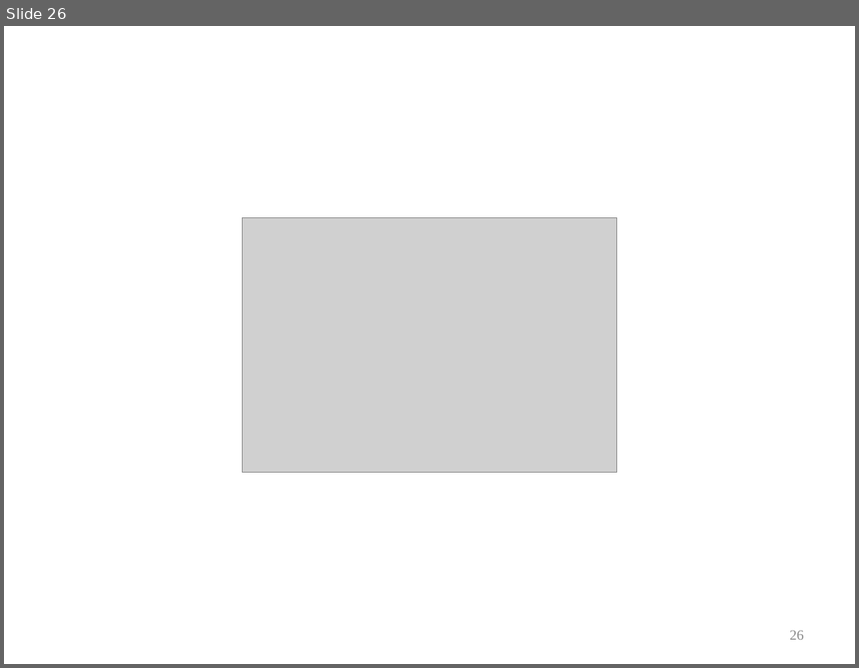
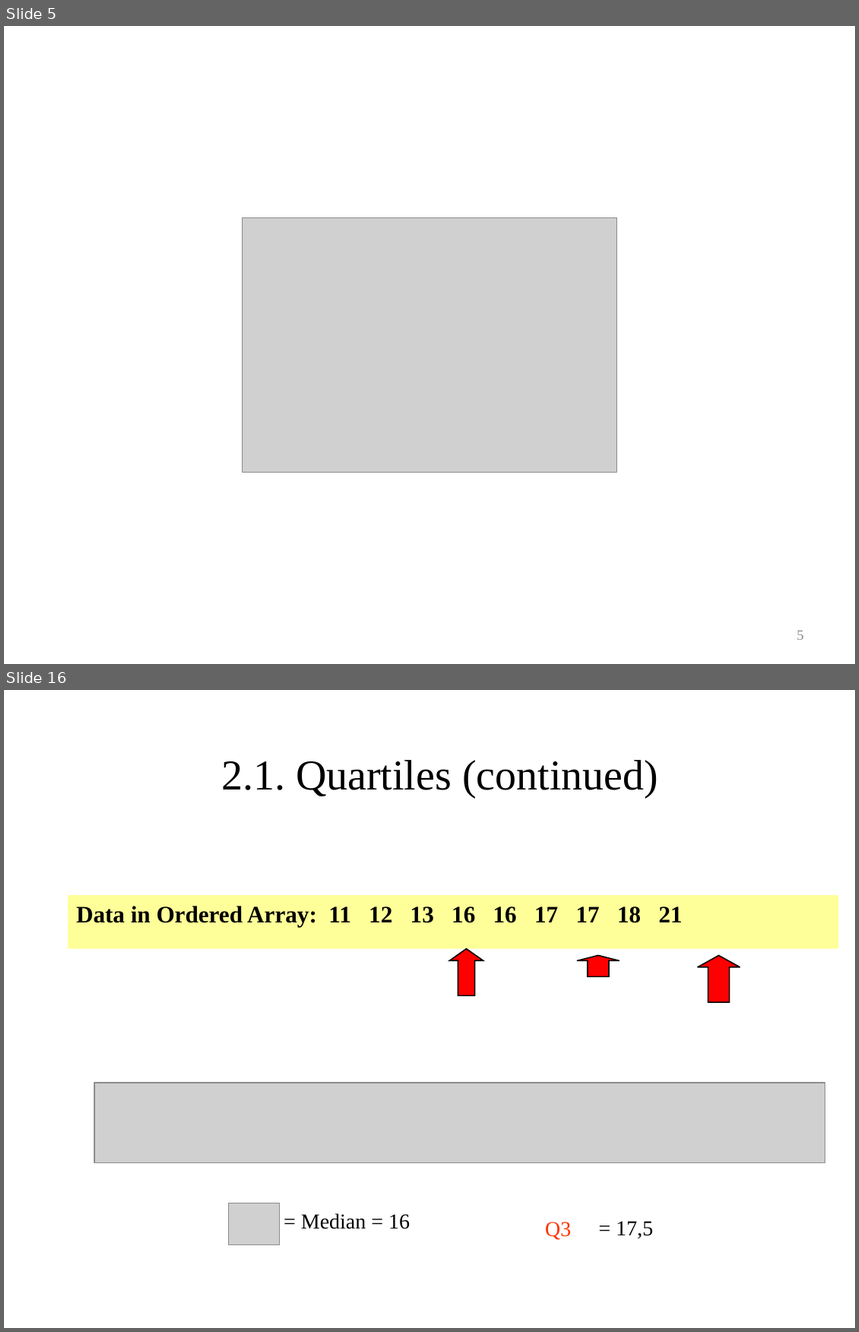
Before and after one commit to coursephd/Statistics_class, a slide deck: Day_2_Why statistics.pptx. Shown one above the other, each under a label of ours: slide 26 before the commit, slides 5 and 16 after it; the slides between them are not shown. The pictures are 859x668 and 859x1332 pixels, drawn with LibreOffice and Linux fonts; fonts in the diff are those of the drawing; grey boxes stand for pictures; background and template pictures are left out. Boxes give left, top, right and bottom in pixels: in the first picture for what was removed or moved away, otherwise in the second. Text is boxed around its words. In the diff, an @@ line names an element or a change of style, - is before the commit and + after.

```diff
--- a/Day_2_Why statistics.pptx
+++ b/Day_2_Why statistics.pptx
@@ slide 16 added at (4,690,855,1328), background #FFFFFF @@
@@ title added at (221,760,658,798), 36 pt, text #000000 @@
+2.1. Quartiles (continued)
@@ text added at (68,895,839,948), fill #FFFF99, 20 pt, text #000000, bold @@
+Data in Ordered Array: 11 12 13 16 16 17 17 18 21
@@ right arrow added at (450,948,484,996), fill #FF0000, outline #000000 1 pt @@
@@ right arrow added at (577,955,620,977), fill #FF0000, outline #000000 1 pt @@
@@ right arrow added at (697,955,740,1002), fill #FF0000, outline #000000 1 pt @@
@@ picture added at (94,1083,825,1163) @@
@@ picture added at (229,1203,280,1245) @@
@@ text added at (301,1214,410,1230), 18 pt, text #000000 @@
+= Median = 16
@@ text added at (545,1222,571,1240), 18 pt, text #FF3300 @@
+Q3
@@ text added at (616,1221,653,1239), 18 pt, text #000000 @@
+= 17,5
@@ what was slide 26 is now slide 5 @@
@@ page number at (797,631,804,640): text changed @@
-26
+5
```
Also in this commit, not shown: 5 slides changed, 29 other slides added, 21 slides removed, 12 other files.
